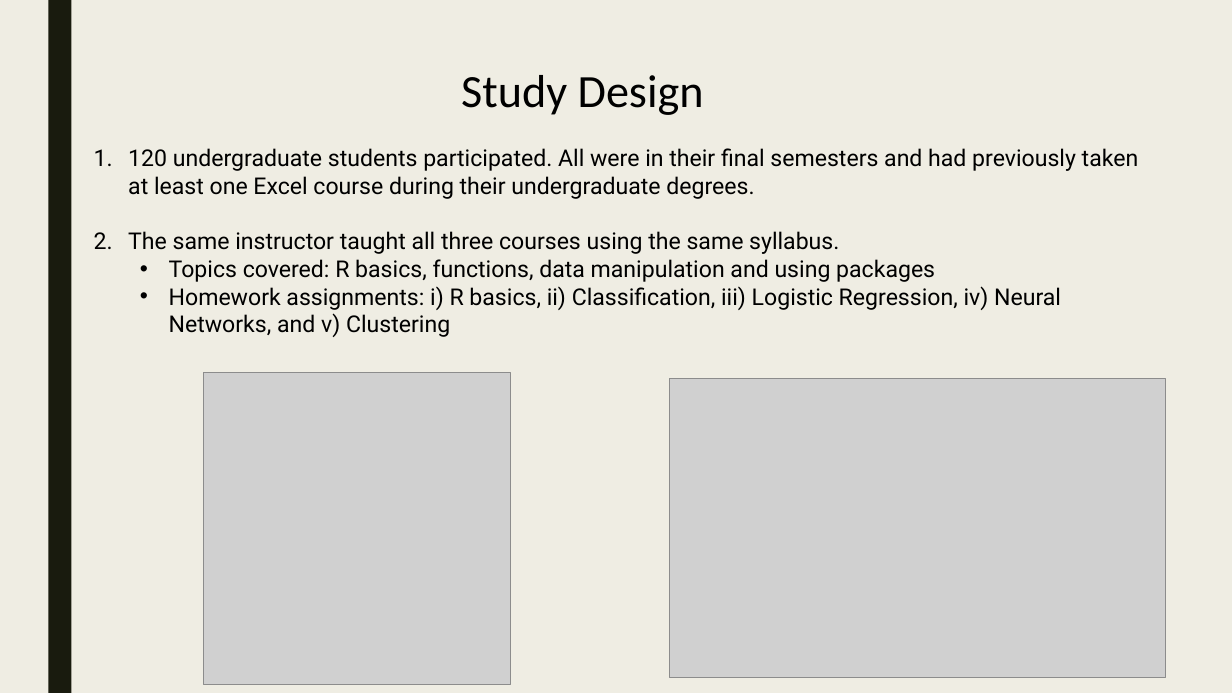
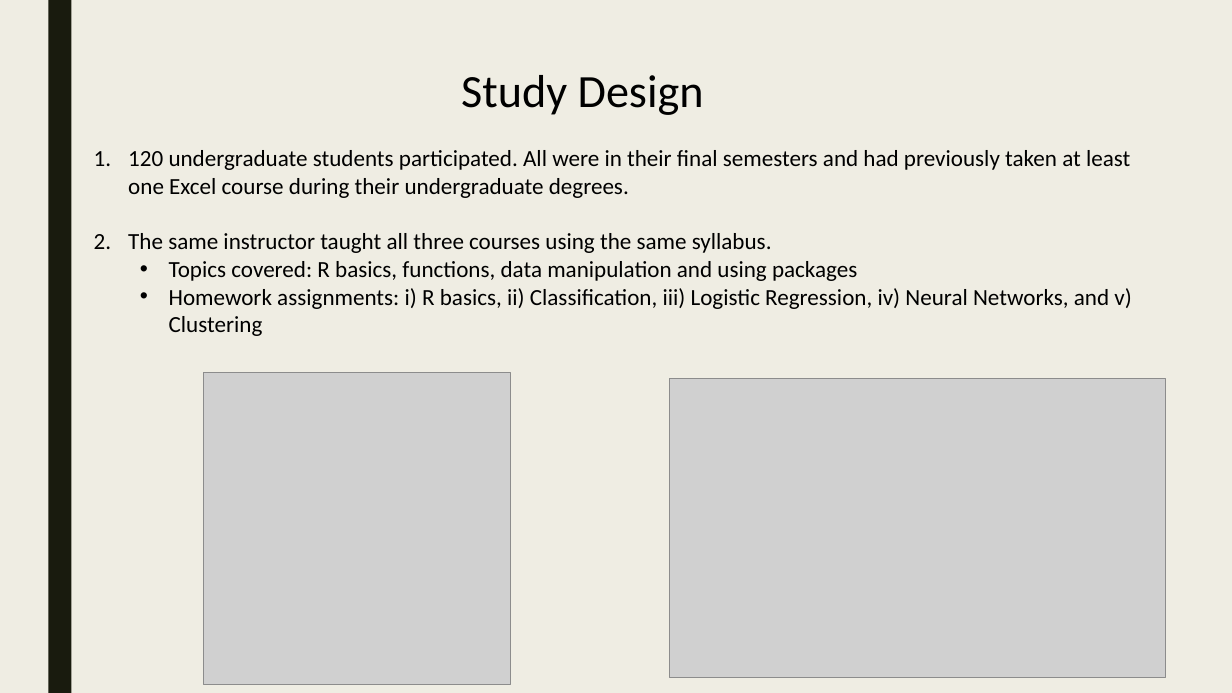
Before and after one commit to krisrs1128/talks, a slide deck: slide 4 of 2023/20231118/dsi-kris.pptx. Drawn at 1232x693 pixels with LibreOffice and Linux fonts; fonts in the diff are those of the drawing; grey boxes stand for pictures. Boxes give left, top, right and bottom in pixels: in the first picture for what was removed or moved away, otherwise in the second. Text is boxed around its words. In the diff, an @@ line names an element or a change of style, - is before the commit and + after.

```diff
--- a/2023/20231118/dsi-kris.pptx
+++ b/2023/20231118/dsi-kris.pptx
@@ text "120 undergraduate students participated. All ..." at (x1=128, y1=150, x2=1131, y2=336): font Roboto to Calibri @@
```
Also in this commit, not shown: 2 other slides changed.
